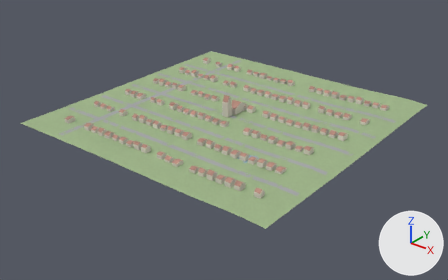
The glTF model dist/tiles/demo.glb as it was, and as the next commit left it.
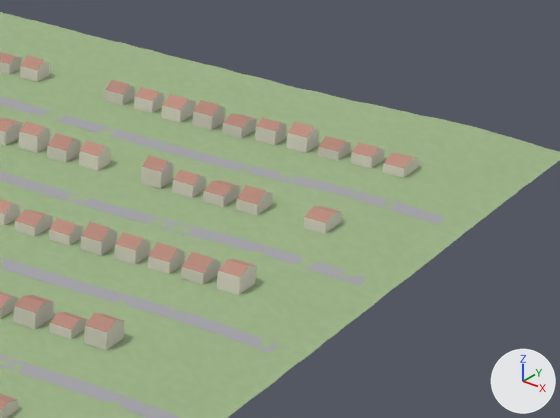
The first picture shows the older version from a camera (50 mm lens) standing at (686.0, -422.0, 343.0) and looking at (206.0, 178.0, -28.0). The close-ups show the older and then the newer version on the part from 63% to 95% of the width and 23% to 62% of the height of that picture. Only the edits that show in the close-ups are written down. The axes (+X, +Y, +Z) are drawn at lower right. The lights are the same throughout.

Script lines for the objects in view, before the commit:
```python
me_class_grass = bpy.data.meshes.new('class:grass')
me_class_grass.from_pydata(...)  # 40401 vertices, 80000 faces; spans x 0.0..400.0, y 0.0..400.0, z 0.0..3.0
me_class_grass.materials.append(mat_class_grass)
me_class_roof = bpy.data.meshes.new('class:roof')
me_class_roof.from_pydata(...)  # 786 vertices, 524 faces; spans x 31.0..364.0, y 39.0..351.0, z 4.0..31.0
me_class_roof.materials.append(mat_class_roof)
me_class_wall = bpy.data.meshes.new('class:wall')
me_class_wall.from_pydata(...)  # 1310 vertices, 1310 faces; spans x 31.0..364.0, y 39.0..351.0, z 0.0..31.0
me_class_wall.materials.append(mat_class_wall)
ob_class_grass = bpy.data.objects.new('class:grass', me_class_grass)
ob_class_grass.location = (0.0, 0.0, 0.0)
ob_class_roof = bpy.data.objects.new('class:roof', me_class_roof)
ob_class_roof.location = (0.0, 0.0, 0.0)
ob_class_wall = bpy.data.objects.new('class:wall', me_class_wall)
ob_class_wall.location = (0.0, 0.0, 0.0)
# also in view: 'class:road' at (200.0, 200.0, 2.0)
```
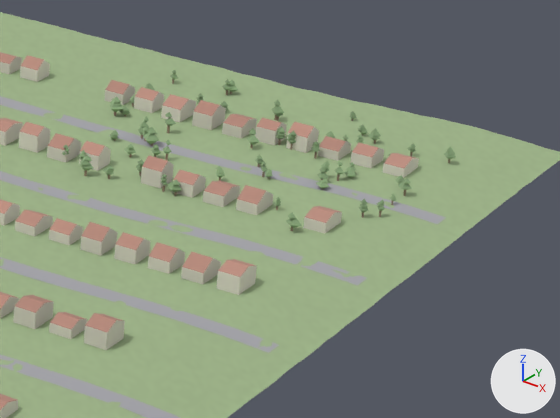
Boxes (x1, y1, x2, y2) around the edits, measured in the close-ups (560 x 418 px):
```json
{"object": "class:tree", "change": "added", "after": [62, 70, 456, 228]}
{"object": "class:trunk", "change": "added", "after": [84, 79, 450, 231]}
```

Edits to the scene script, one JSON object a line:
```json
{"op": "add", "block": "mat_class_trunk", "code": ["mat_class_trunk = bpy.data.materials.new('class:trunk')", "# nodes: BsdfPrincipled, Mix, OutputMaterial, VertexColor", "# colours: beige #a08b76, mixed with the vertex colours"]}
{"op": "add", "block": "mat_class_tree", "code": ["mat_class_tree = bpy.data.materials.new('class:tree')", "# nodes: BsdfPrincipled, Mix, OutputMaterial, VertexColor", "# colours: greyish green #90ad81, mixed with the vertex colours"]}
{"op": "add", "block": "me_class_trunk", "code": ["me_class_trunk = bpy.data.meshes.new('class:trunk')", "me_class_trunk.from_pydata(...)  # 896 vertices, 896 faces; spans x 61.0..372.0, y 19.0..380.0, z 1.0..5.0", "me_class_trunk.materials.append(mat_class_trunk)"]}
{"op": "add", "block": "me_class_tree", "code": ["me_class_tree = bpy.data.meshes.new('class:tree')", "me_class_tree.from_pydata(...)  # 1704 vertices, 2272 faces; spans x 59.0..374.0, y 16.0..382.0, z 1.0..10.0", "me_class_tree.materials.append(mat_class_tree)"]}
{"op": "add", "block": "ob_class_trunk", "code": ["ob_class_trunk = bpy.data.objects.new('class:trunk', me_class_trunk)", "ob_class_trunk.location = (0.0, 0.0, 0.0)"]}
{"op": "add", "block": "ob_class_tree", "code": ["ob_class_tree = bpy.data.objects.new('class:tree', me_class_tree)", "ob_class_tree.location = (0.0, 0.0, 0.0)"]}
```
